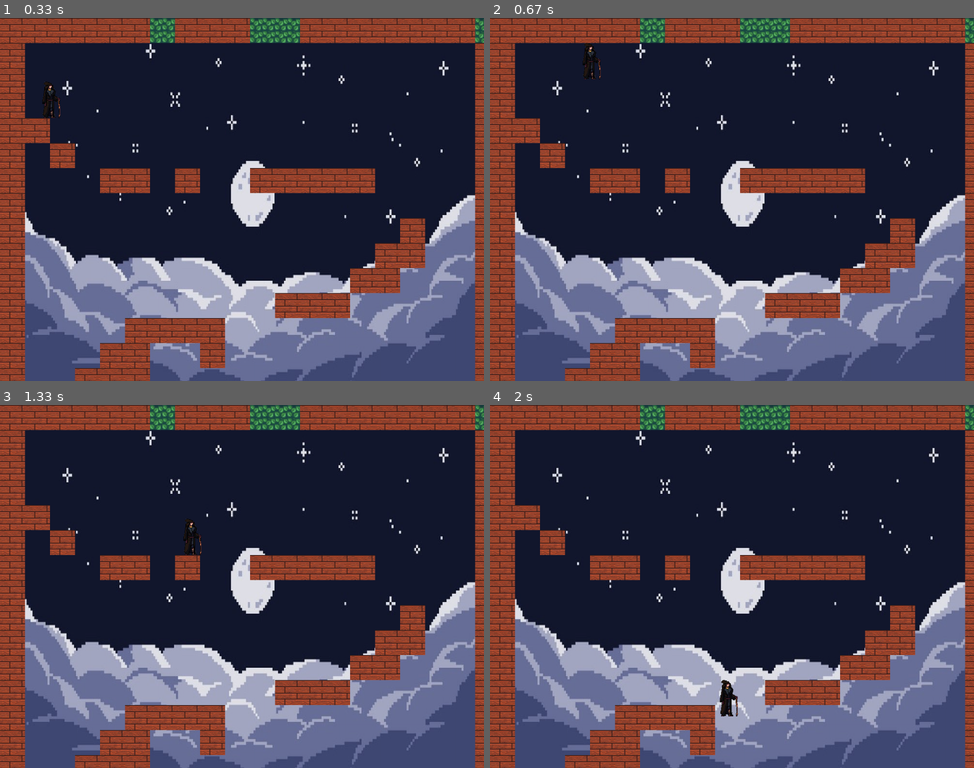
Above: before the commit, frames 1-4 (two rows, left to right).
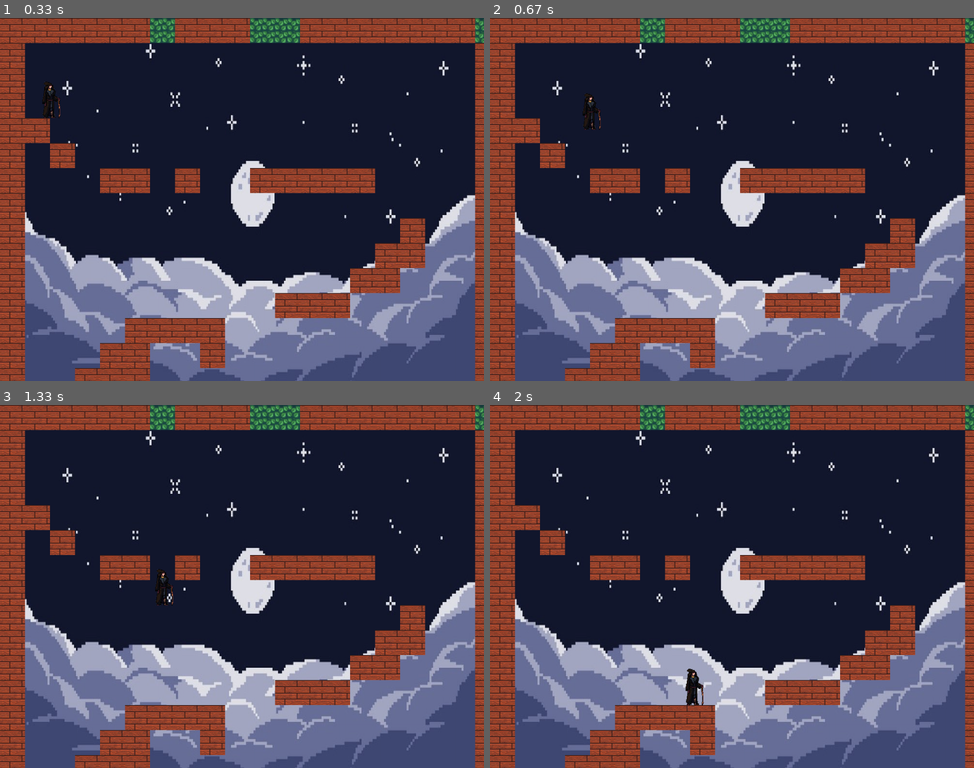
Above: after the commit, the same moments.

Repository: forg27/Pygame_Work
Game: pygame game, started from Wizard_Game.py
Same seed, same stepped clock (60 frames per second), same inputs: the game is played once before the commit and once after it.
Inputs:
- Up to frame 1 (0.33 s): no input
- Up to frame 2 (0.67 s): hold Space from 0.33 s (still down); hold D from 0.33 s (still down)
- Up to frame 3 (1.33 s): release Space at 0.8 s; release D at 0.8 s; hold D 0.83-1.3 s
- Up to frame 4 (2 s): hold D 1.33-1.8 s; hold A from 1.83 s (still down)

Frame 1 is identical in both runs. In frame 2, 0.4% of the frame differs, in the area x 19-23%, y 6-31%; in frame 3, 0.4%; in frame 4, 0.5%, in the area x 40-52%, y 72-86%.

Commit message:
fixed wall bug and jump bug

Diff:
--- a/Wizard_Game.py
+++ b/Wizard_Game.py
@@ -38,7 +38,7 @@
 
         #Jumping
         if key[py.K_SPACE] and self.jumped == False:
-            self.y_velocity = -25
+            self.y_velocity = -17
             self.jumped = True
         if key[py.K_SPACE] == False:
             self.jumped = False
@@ -53,13 +53,22 @@
 
         #level collision
         for tile in world.tile_list:
+            # x collision
+            if tile[1].colliderect(self.rect.x + delta_x, self.rect.y, self.width, self.height):
+                delta_x = 0
+
+
+
+
             # y collision
             if tile[1].colliderect(self.rect.x, self.rect.y + delta_y, self.width, self.height):
                 #check if below block
                 if self.y_velocity < 0:
                     delta_y = tile[1].bottom - self.rect.top
-                if self.y_velocity >= 0:
+                    self.y_velocity = 0
+                elif self.y_velocity >= 0:
                     delta_y = tile[1].top - self.rect.bottom
+                    self.y_velocity = 0
 
         self.rect.x += delta_x
         self.rect.y += delta_y
